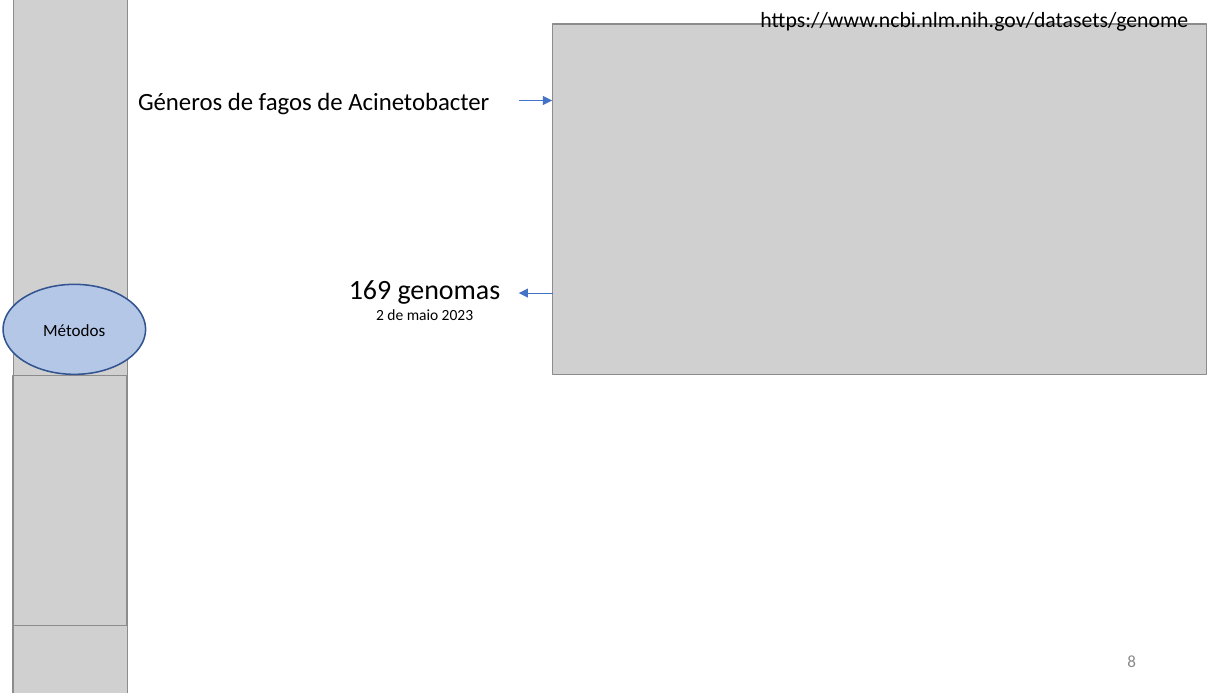
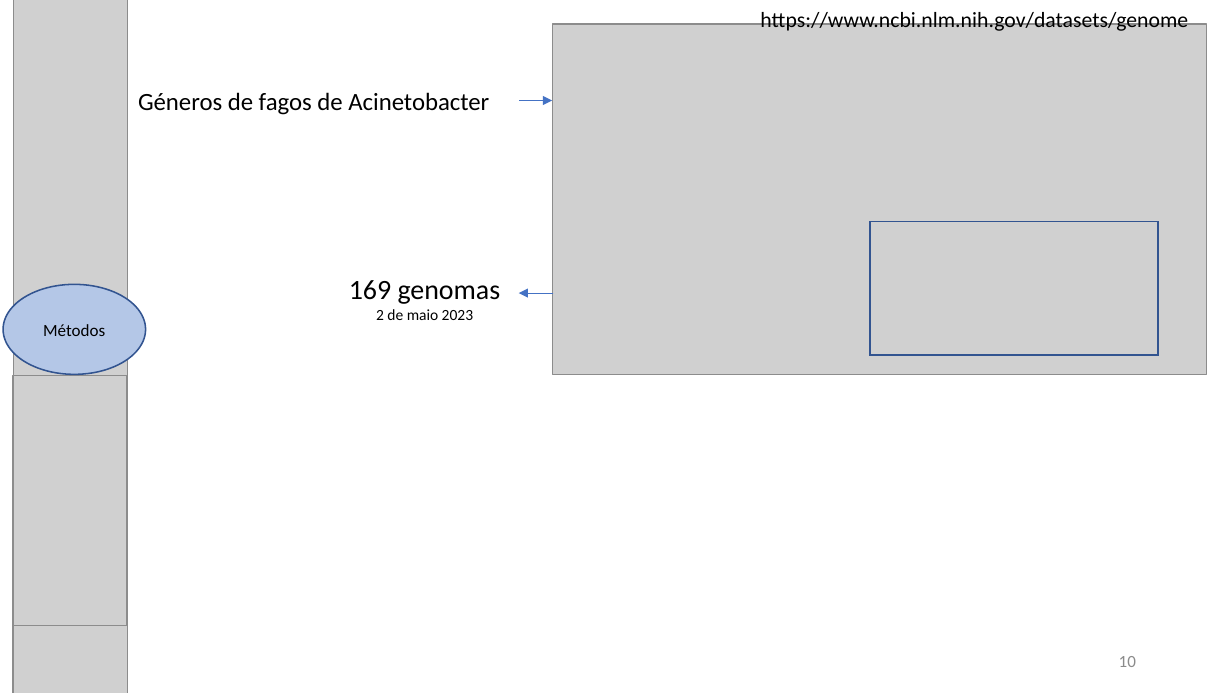
Before and after one commit to karynalysenko/Project_final, a slide deck: slide 10 of apresentacao.pptx (slide 8 before the commit). Drawn at 1232x693 pixels with LibreOffice and Linux fonts; fonts in the diff are those of the drawing; grey boxes stand for pictures. Boxes give left, top, right and bottom in pixels: in the first picture for what was removed or moved away, otherwise in the second. Text is boxed around its words. In the diff, an @@ line names an element or a change of style, - is before the commit and + after.

```diff
--- a/apresentacao.pptx
+++ b/apresentacao.pptx
@@ rectangle added at <box>871,221,1159,356</box>, outline #325491 1 pt @@
@@ page number at <box>1119,656,1136,667</box>: text changed @@
-8
+10
```
Also in this commit, not shown: 11 other slides changed, 3 slides added, 1 other file.
